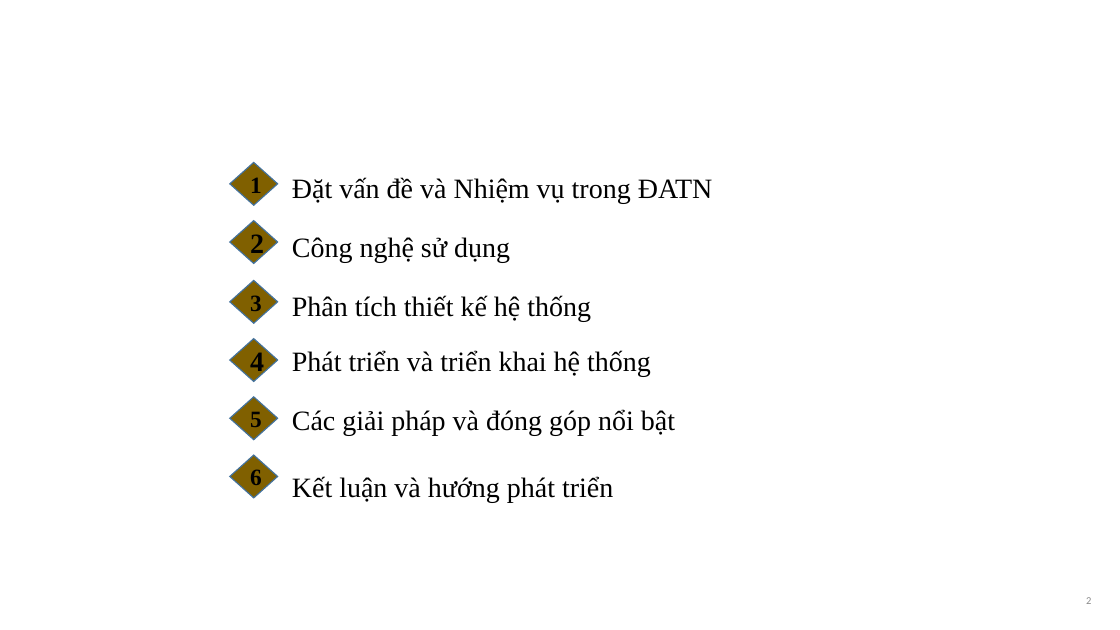
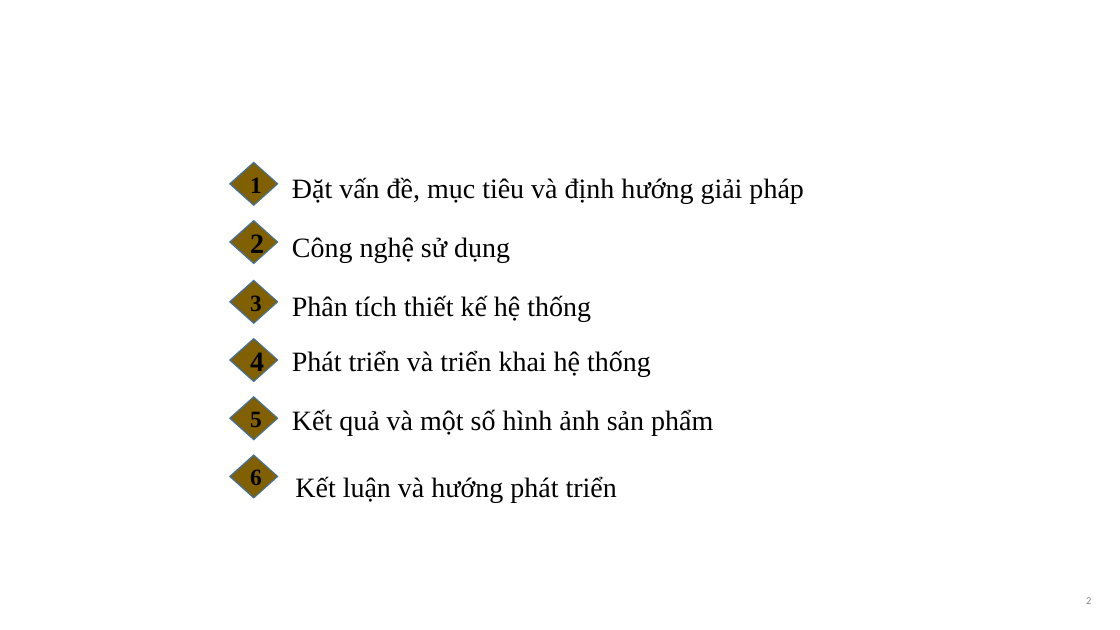
Before and after one commit to giangnt15/final-year-project, a slide deck: slide 2 of Documents/Slide_ĐATN_NTGIANG_20166022.pptx. Drawn at 1120x630 pixels with LibreOffice and Linux fonts; fonts in the diff are those of the drawing; background and template pictures are left out. Boxes give left, top, right and bottom in pixels: in the first picture for what was removed or moved away, otherwise in the second. Text is boxed around its words. In the diff, an @@ line names an element or a change of style, - is before the commit and + after.

```diff
--- a/Documents/Slide_ĐATN_NTGIANG_20166022.pptx
+++ b/Documents/Slide_ĐATN_NTGIANG_20166022.pptx
@@ text at <box>292,177,803,203</box>: text changed @@
-Đặt vấn đề và Nhiệm vụ trong ĐATN
+Đặt vấn đề, mục tiêu và định hướng giải pháp
@@ text at <box>292,409,713,436</box>: text changed @@
-Các giải pháp và đóng góp nổi bật
+Kết quả và một số hình ảnh sản phẩm
```
Also in this commit, not shown: 5 other slides changed, 18 slides added, 2 other files.
